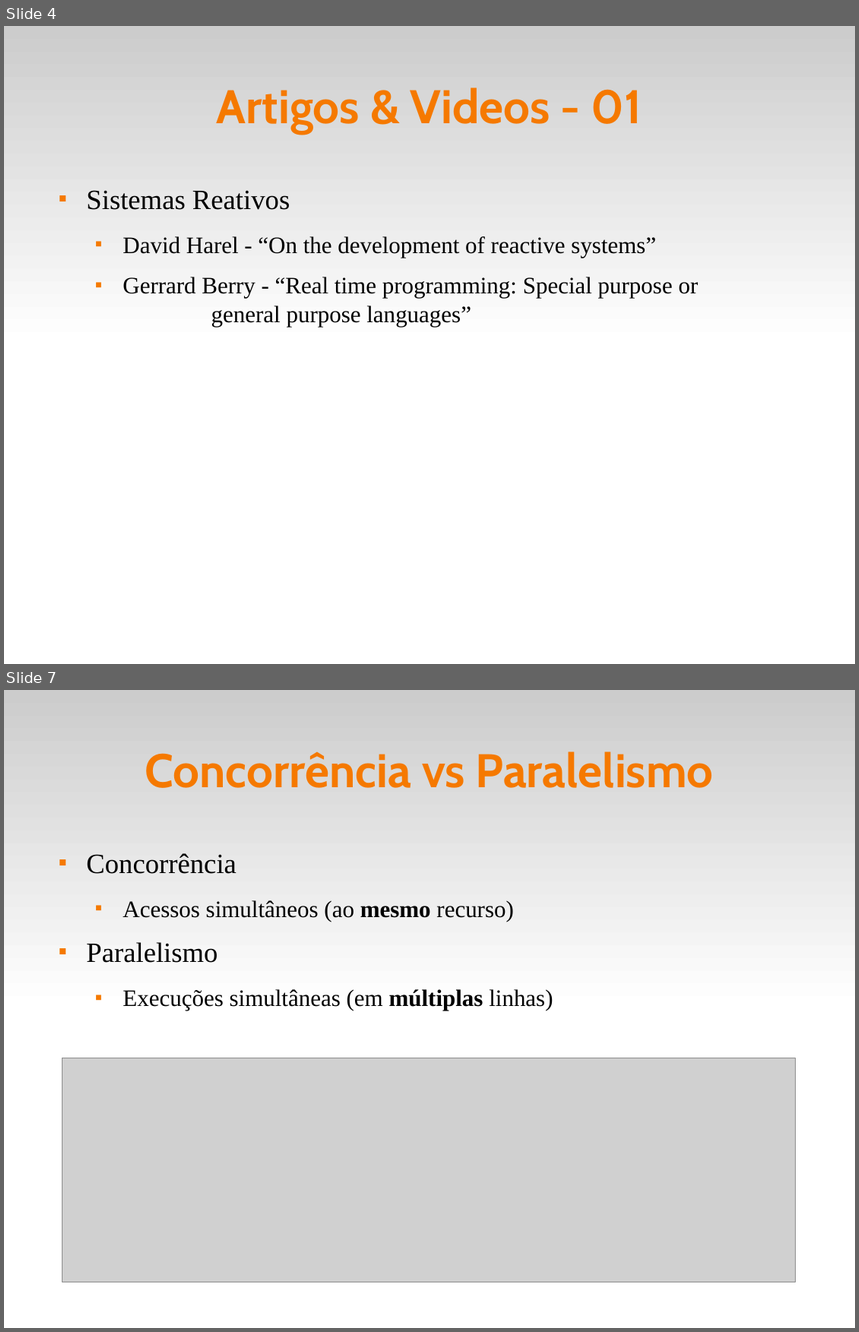
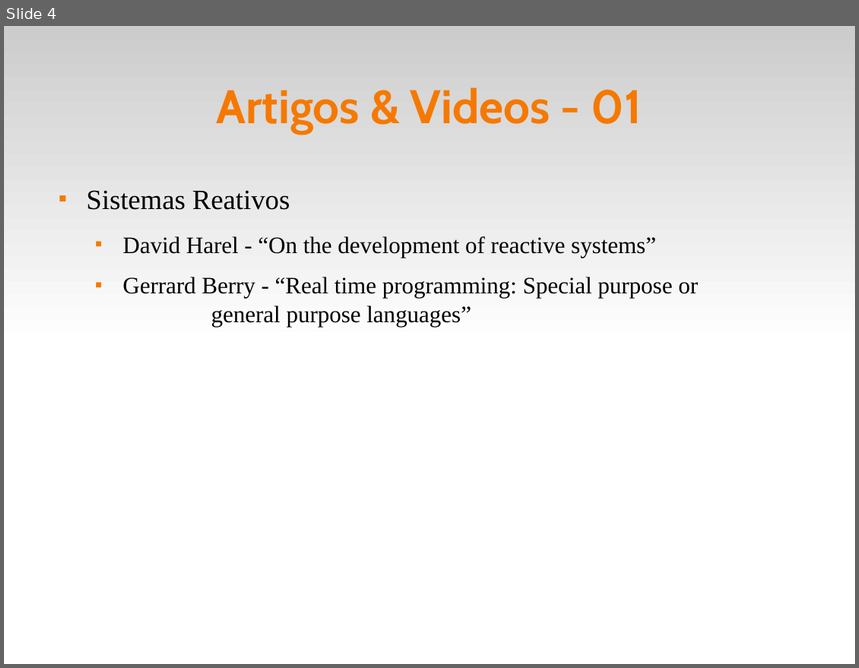
Before and after one commit to fsantanna-uerj/reativos, a slide deck: slides/01_reativos.odp. Shown one above the other, each under a label of ours: slides 4 and 7 before the commit, slide 4 after it; the slides between them are not shown. The pictures are 859x1332 and 859x668 pixels, drawn with LibreOffice and Linux fonts; fonts in the diff are those of the drawing; grey boxes stand for pictures. Boxes give left, top, right and bottom in pixels: in the first picture for what was removed or moved away, otherwise in the second. Text is boxed around its words. In the diff, an @@ line names an element or a change of style, - is before the commit and + after.

```diff
--- a/slides/01_reativos.odp
+++ b/slides/01_reativos.odp
@@ slide 7 removed at [4, 690, 855, 1328], background #FFFFFF; not listed: 1 template element that a slide beside it also shows @@
@@ title removed at [145, 752, 714, 788] @@
-Concorrência vs Paralelismo
@@ text removed at [86, 853, 553, 1011] @@
-■ Concorrência
-  ■ Acessos simultâneos (ao mesmo recurso)
-■ Paralelismo
-  ■ Execuções simultâneas (em múltiplas linhas)
@@ picture removed at [62, 1058, 796, 1283] @@
```
Also in this commit, not shown: 6 other slides removed, 12 other files.
